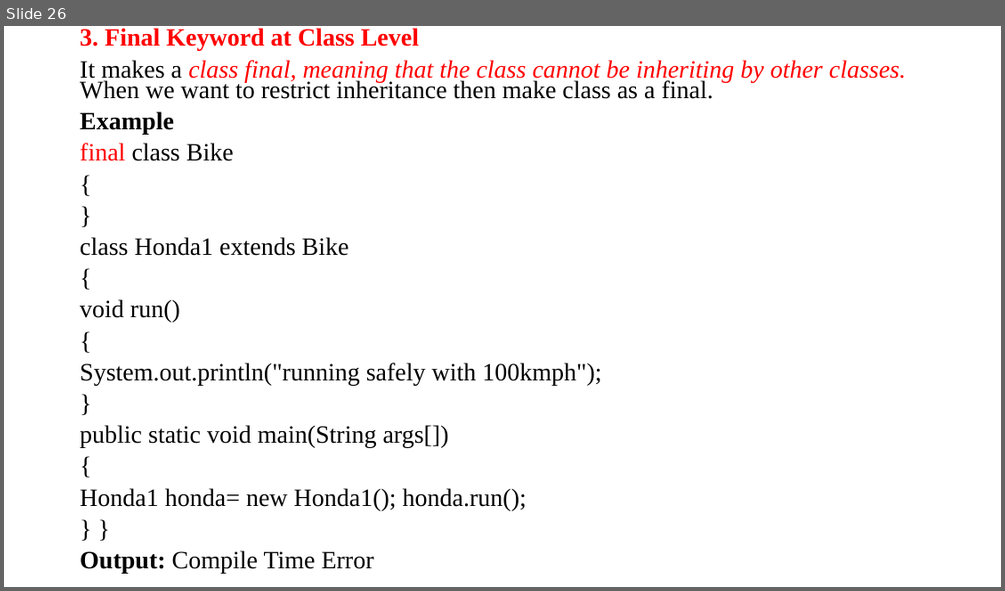
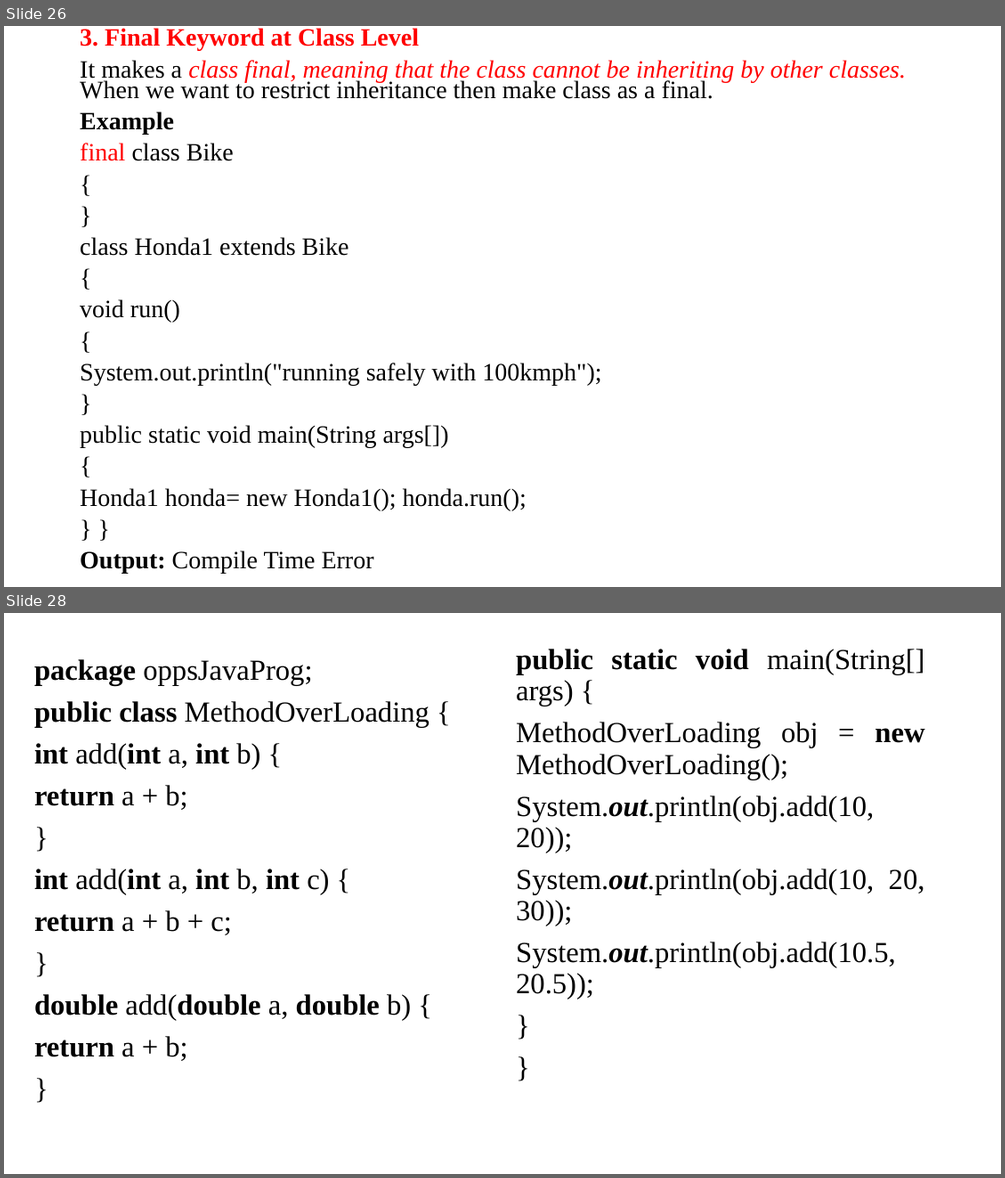
Before and after one commit to anvesh1987/Java-Programs-CSE-G, a slide deck: UNIT –II.ppt. Shown one above the other, each under a label of ours: slide 26 before the commit, slides 26 and 28 after it; the slides between them are not shown. The pictures are 1005x591 and 1005x1178 pixels, drawn with LibreOffice and Linux fonts; fonts in the diff are those of the drawing. Boxes give left, top, right and bottom in pixels: in the first picture for what was removed or moved away, otherwise in the second. Text is boxed around its words. In the diff, an @@ line names an element or a change of style, - is before the commit and + after.

```diff
--- a/UNIT –II.ppt
+++ b/UNIT –II.ppt
@@ slide 28 added at bbox=[4, 613, 1001, 1174], background #FFFFFF @@
@@ text added at bbox=[34, 659, 429, 1061], 28 pt, text #000000 @@
+package oppsJavaProg;
+public class MethodOverLoading {
+int add(int a, int b) {
+return a + b;
+}
+int add(int a, int b, int c) {
+return a + b + c;
+}
+double add(double a, double b) {
+return a + b;
+}
@@ text added at bbox=[516, 649, 925, 999], 28 pt, text #000000 @@
+public static void main(String[] args) {
+MethodOverLoading obj = new MethodOverLoading();
+System.out.println(obj.add(10, 20));
+System.out.println(obj.add(10, 20, 30));
+System.out.println(obj.add(10.5, 20.5));
+}
+}
```
Also in this commit, not shown: 10 other slides added.
